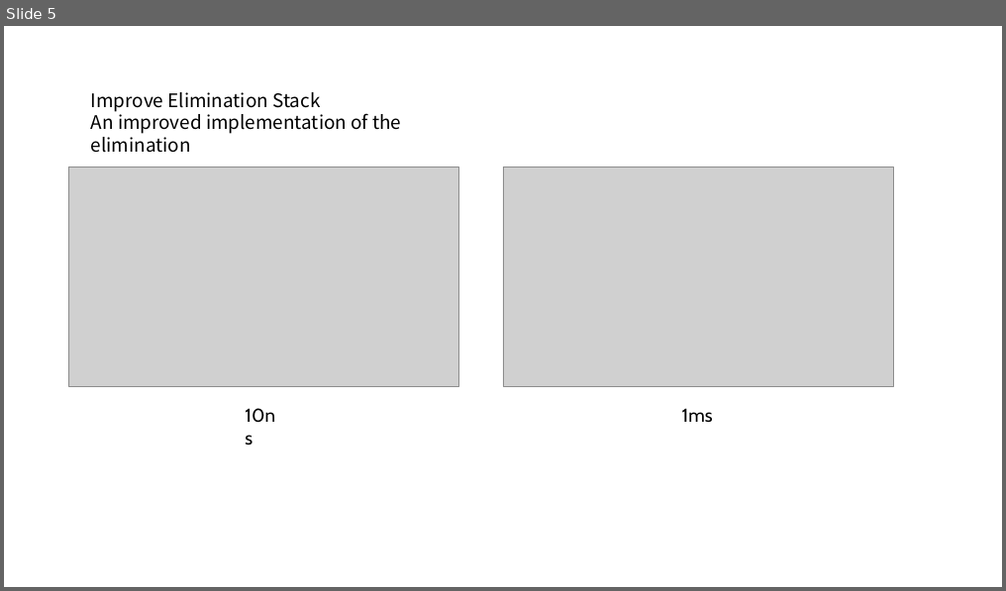
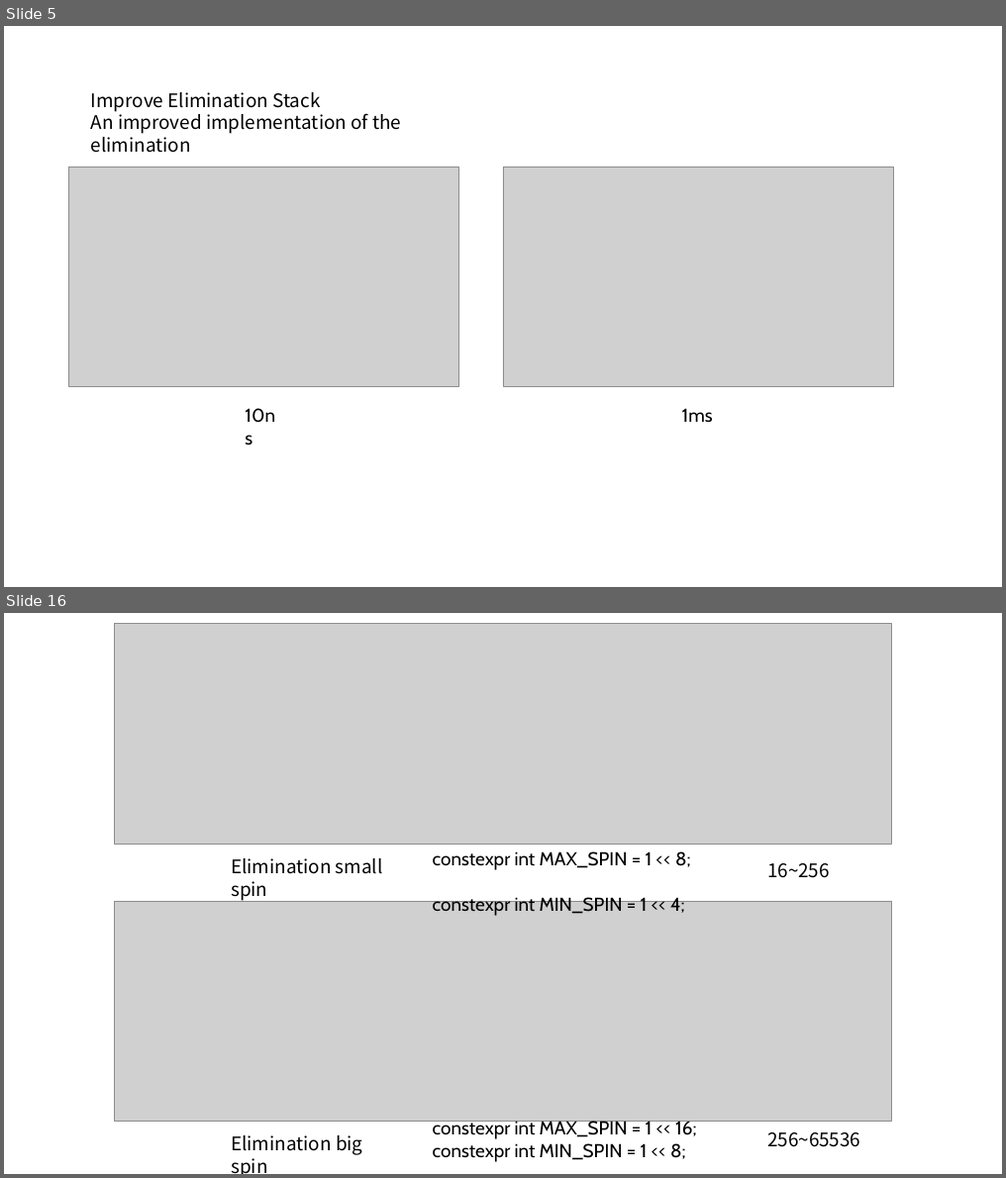
Before and after one commit to niche0905/MultiThreadStudy, a slide deck: 참고자료/결과 자료.pptx. Shown one above the other, each under a label of ours: slide 5 before the commit, slides 5 and 16 after it; the slides between them are not shown. The pictures are 1006x591 and 1006x1178 pixels, drawn with LibreOffice and Linux fonts; fonts in the diff are those of the drawing; grey boxes stand for pictures. Boxes give left, top, right and bottom in pixels: in the first picture for what was removed or moved away, otherwise in the second. Text is boxed around its words. In the diff, an @@ line names an element or a change of style, - is before the commit and + after.

```diff
--- a/참고자료/결과 자료.pptx
+++ b/참고자료/결과 자료.pptx
@@ slide 16 added at (x1=4, y1=613, x2=1002, y2=1174), background #FFFFFF @@
@@ picture added at (x1=114, y1=624, x2=892, y2=844) @@
@@ text added at (x1=231, y1=859, x2=383, y2=901), 18 pt, text #000000 @@
+Elimination small spin
@@ text added at (x1=433, y1=852, x2=691, y2=916), 18 pt, text #000000 @@
+constexpr int MAX_SPIN = 1 << 8;
+constexpr int MIN_SPIN = 1 << 4;
@@ text added at (x1=767, y1=863, x2=830, y2=878), 18 pt, text #000000 @@
+16~256
@@ picture added at (x1=114, y1=901, x2=892, y2=1121) @@
@@ text added at (x1=231, y1=1136, x2=363, y2=1174), 18 pt, text #000000 @@
+Elimination big spin
@@ text added at (x1=433, y1=1120, x2=697, y2=1162), 18 pt, text #000000 @@
+constexpr int MAX_SPIN = 1 << 16;
+constexpr int MIN_SPIN = 1 << 8;
@@ text added at (x1=767, y1=1133, x2=860, y2=1148), 18 pt, text #000000 @@
+256~65536
```
Also in this commit, not shown: 5 slides changed, 8 other slides added.
